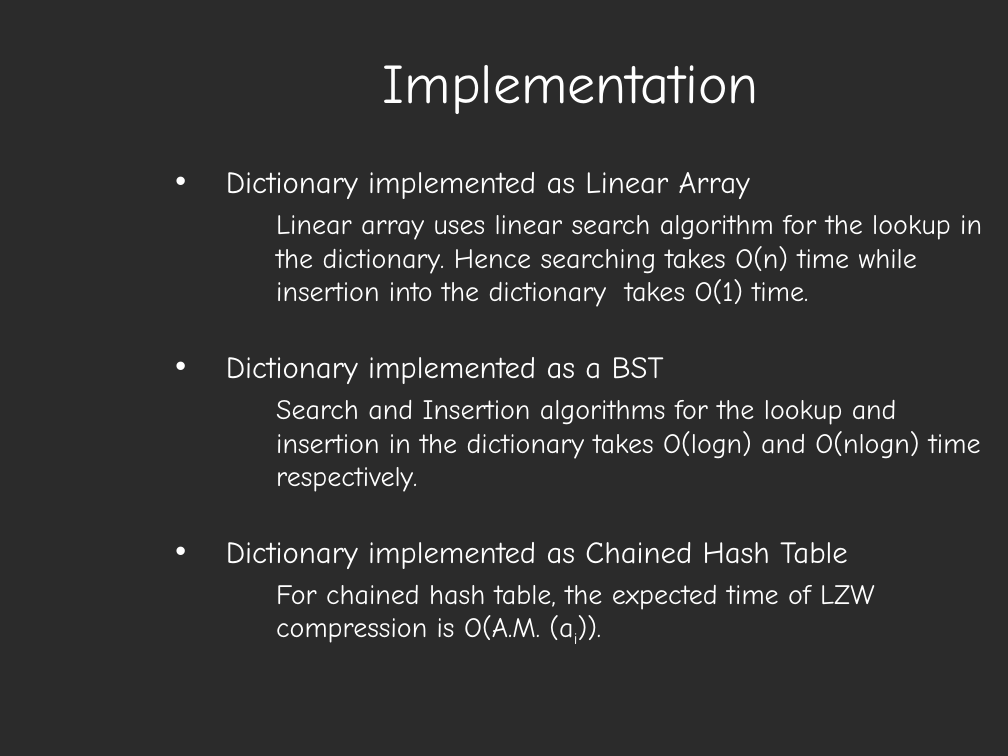
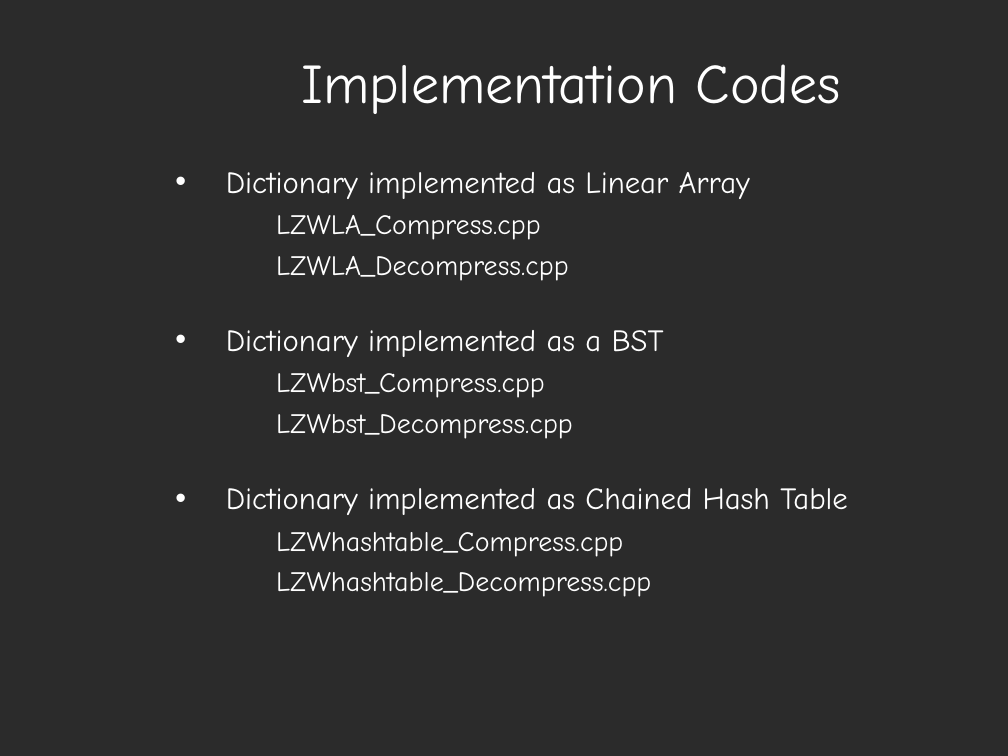
Before and after one commit to arushi-jain-27/LZW_Compression, a slide deck: slide 11 of LZW Presentation.ppt (slide 10 before the commit). Drawn at 1008x756 pixels with LibreOffice and Linux fonts; fonts in the diff are those of the drawing; background and template pictures are left out; a plain dark background stands for a picture behind light text. Boxes give left, top, right and bottom in pixels: in the first picture for what was removed or moved away, otherwise in the second. Text is boxed around its words. In the diff, an @@ line names an element or a change of style, - is before the commit and + after.

```diff
--- a/LZW Presentation.ppt
+++ b/LZW Presentation.ppt
@@ title at [301,64,841,114]: text changed @@
-Implementation
+Implementation Codes
@@ subtitle at [276,215,568,281]: text changed @@
-  Linear array uses linear search algorithm for the lookup in the dictionary. Hence searching takes O(n) time while insertion into the dictionary takes O(1) time.
+  LZWLA_Compress.cpp
+  LZWLA_Decompress.cpp
@@ subtitle at [276,373,573,439]: text changed @@
-  Search and Insertion algorithms for the lookup and insertion in the dictionary takes O(logn) and O(nlogn) time respectively.
+  LZWbst_Compress.cpp
+  LZWbst_Decompress.cpp
@@ subtitle at [276,532,651,597]: text changed @@
-  For chained hash table, the expected time of LZW compression is O(A.M. (ai)).
+  LZWhashtable_Compress.cpp
+  LZWhashtable_Decompress.cpp
```
Also in this commit, not shown: 4 other slides changed, 11 slides added.
